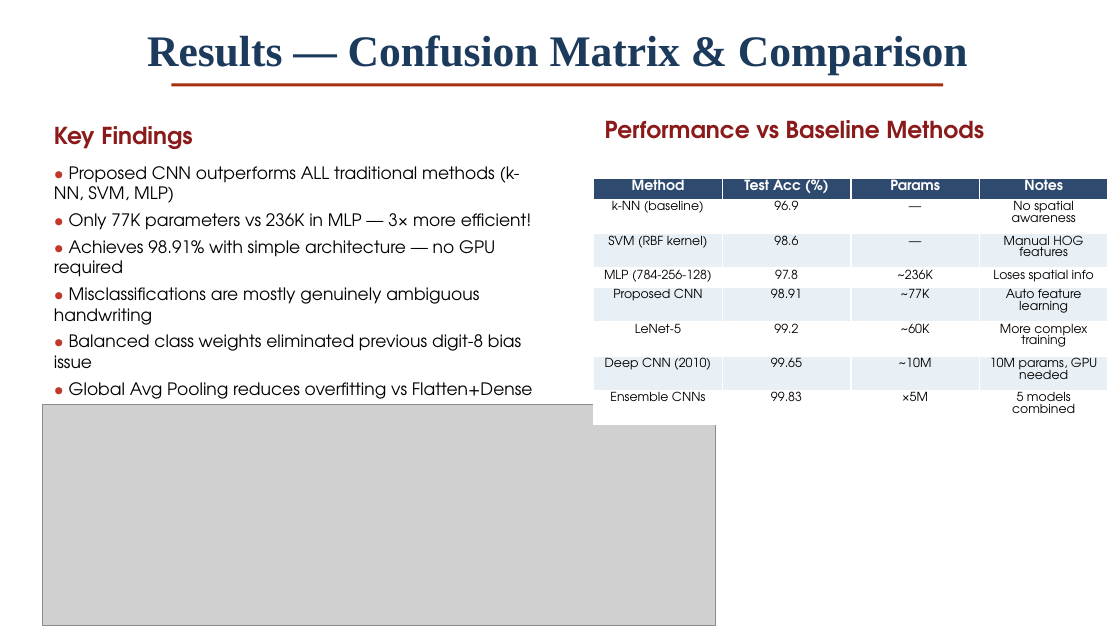
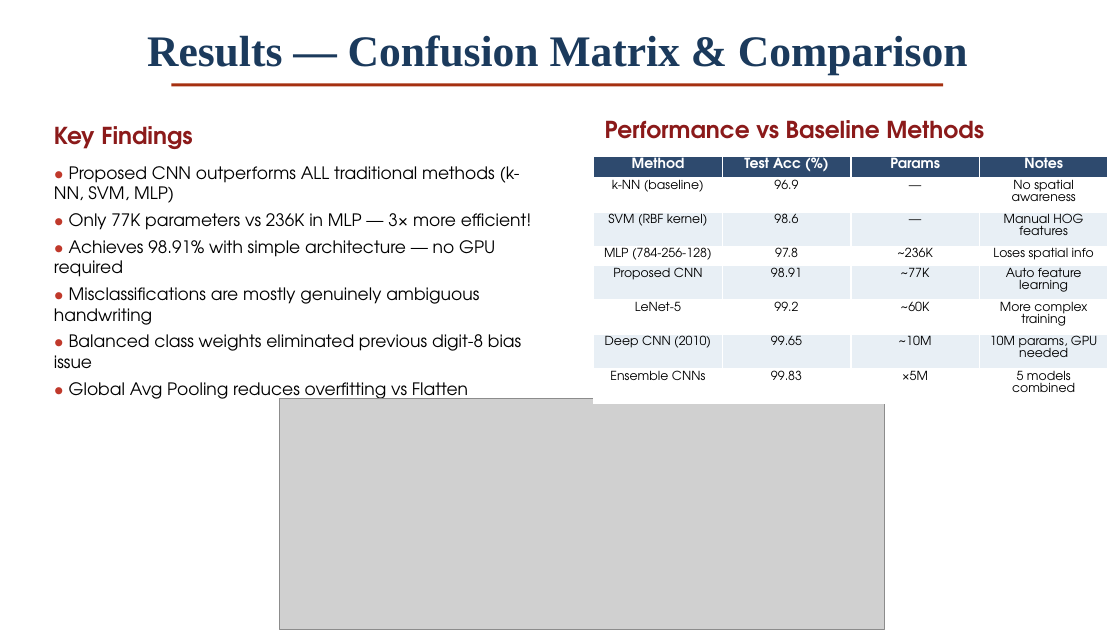
Before and after one commit to abhay-singh1100/HandWrittenDigit, a slide deck: slide 11 of ICSSCS_2026_Detailed_v3.pptx. Drawn at 1120x630 pixels with LibreOffice and Linux fonts; fonts in the diff are those of the drawing; grey boxes stand for pictures. Boxes give left, top, right and bottom in pixels: in the first picture for what was removed or moved away, otherwise in the second. Text is boxed around its words. In the diff, an @@ line names an element or a change of style, - is before the commit and + after.

```diff
--- a/ICSSCS_2026_Detailed_v3.pptx
+++ b/ICSSCS_2026_Detailed_v3.pptx
@@ table: place and size @@
-table at [594, 178, 1109, 424]
+table at [594, 157, 1109, 403]
@@ text at [69, 382, 468, 404]: text changed @@
-• Global Avg Pooling reduces overfitting vs Flatten+Dense
+• Global Avg Pooling reduces overfitting vs Flatten
@@ picture: place and size @@
-picture at [43, 404, 716, 625]
+picture at [280, 399, 885, 629]
```
Also in this commit, not shown: 4 other slides changed, 1 other file.
